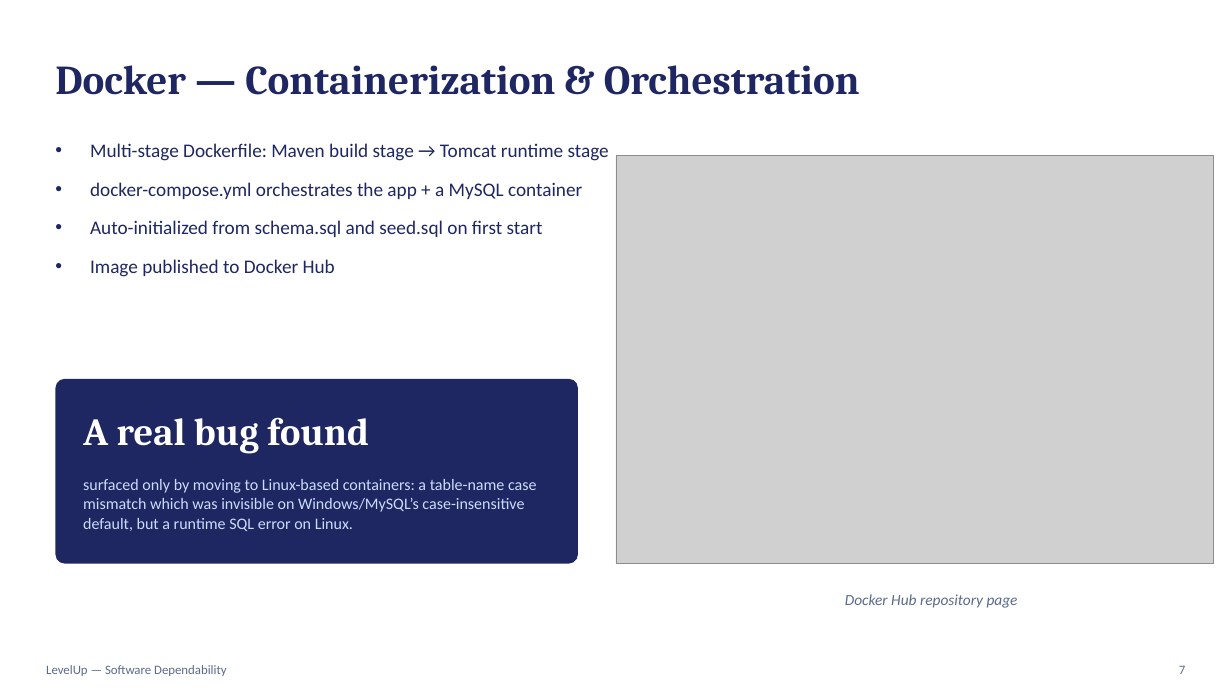
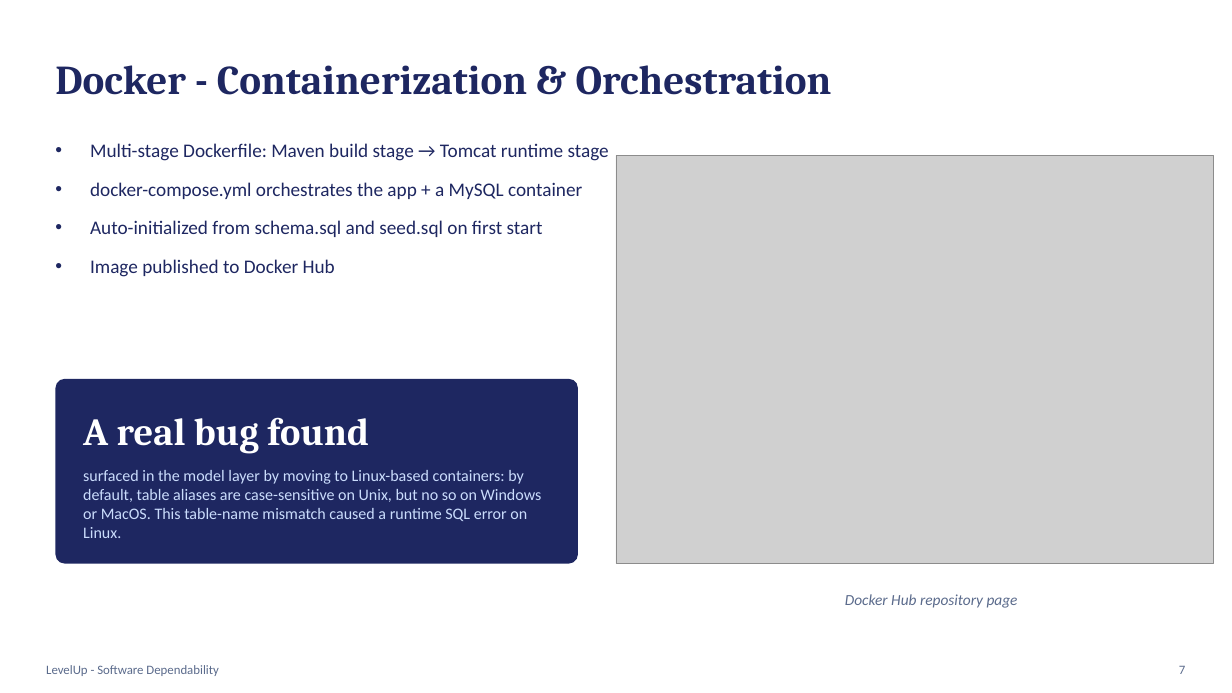
Before and after one commit to Pierbit/LevelUpProjectSD, a slide deck: slide 7 of LevelUp_SD_Presentation.pptx. Drawn at 1232x693 pixels with LibreOffice and Linux fonts; fonts in the diff are those of the drawing; grey boxes stand for pictures. Boxes give left, top, right and bottom in pixels: in the first picture for what was removed or moved away, otherwise in the second. Text is boxed around its words. In the diff, an @@ line names an element or a change of style, - is before the commit and + after.

```diff
--- a/LevelUp_SD_Presentation.pptx
+++ b/LevelUp_SD_Presentation.pptx
@@ text at [55, 65, 832, 95]: text changed @@
-Docker — Containerization & Orchestration
+Docker - Containerization & Orchestration
@@ text at [83, 470, 542, 538]: text changed @@
-surfaced only by moving to Linux-based containers: a table-name case mismatch which was invisible on Windows/MySQL’s case-insensitive default, but a runtime SQL error on Linux.
+surfaced in the model layer by moving to Linux-based containers: by default, table aliases are case-sensitive on Unix, but no so on Windows or MacOS. This table-name mismatch caused a runtime SQL error on Linux.
@@ text at [46, 665, 218, 676]: text changed @@
-LevelUp — Software Dependability
+LevelUp - Software Dependability
```
Also in this commit, not shown: 12 other slides changed.
